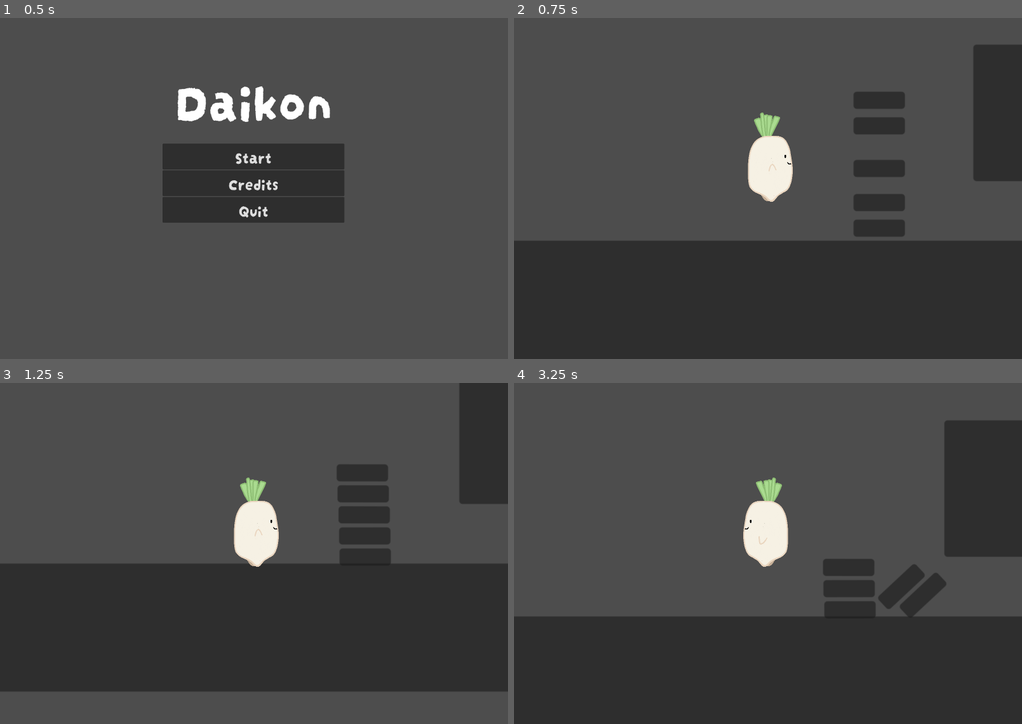
Above: before the commit, frames 1-4 (two rows, left to right).
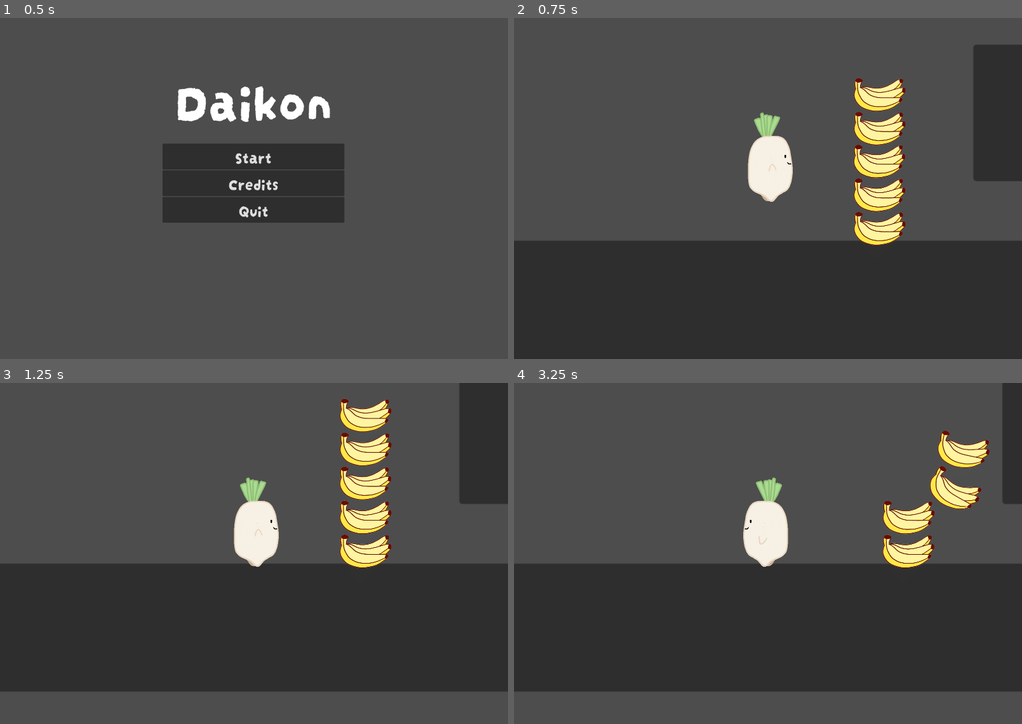
Above: after the commit, the same moments.

Repository: Boyquotes/daikon
Game: Godot game, scene res://menu.tscn
Two runs of this game, one before a commit and one after it. Both use one fixed random seed, a clock stepped at 60 frames per second and the inputs below. Sound files missing from this copy of the repository are replaced by a short silence.
Inputs:
- Up to frame 1 (0.5 s): no input
- Up to frame 2 (0.75 s): click "Start" at 0.5 s
- Up to frame 3 (1.25 s): no input
- Up to frame 4 (3.25 s): tap Enter (ui_accept) at 1.25, 1.52, 2.27 s; hold Right (ui_right) 1.28-2.78 s; hold Left (ui_left) from 2.78 s (still down)

Frame 1 is identical in both runs. In frame 2, 3.8% of the frame differs, in the area x 66-78%, y 17-67%; in frame 3, 4.2%; in frame 4, 30%, in the area x 0-100%, y 0-100%.

Commit message:
replace blocks with bananas

Diff:
--- a/banana/banana.tscn
+++ b/banana/banana.tscn
@@ -1,15 +1,18 @@
-[gd_scene load_steps=2 format=3 uid="uid://cnkshv8s4enc8"]
+[gd_scene load_steps=3 format=3 uid="uid://cnkshv8s4enc8"]
+
+[ext_resource type="Texture2D" uid="uid://cxtlxpklmobc4" path="res://banana/stackOfBananas.png" id="1_dj21b"]
 
 [sub_resource type="RectangleShape2D" id="RectangleShape2D_51ltc"]
-size = Vector2(48, 20)
+size = Vector2(51, 32)
 
 [node name="RigidBody2D" type="RigidBody2D"]
 
 [node name="CollisionShape2D" type="CollisionShape2D" parent="."]
+position = Vector2(0.5, -2)
 shape = SubResource("RectangleShape2D_51ltc")
 
-[node name="Panel" type="Panel" parent="."]
-offset_left = -24.0
-offset_top = -8.0
-offset_right = 24.0
-offset_bottom = 8.0
+[node name="Sprite2D" type="Sprite2D" parent="."]
+position = Vector2(-1.43051e-06, -5)
+rotation = -0.657541
+scale = Vector2(0.1452, 0.118175)
+texture = ExtResource("1_dj21b")
--- a/level.tscn
+++ b/level.tscn
@@ -11,18 +11,17 @@
 [node name="Level" type="Node2D"]
 script = ExtResource("1_1eiqh")
 
+[node name="Panel" type="Panel" parent="."]
+offset_left = 136.0
+offset_top = 1208.0
+offset_right = 1824.0
+offset_bottom = 1328.0
+
 [node name="Panel2" type="Panel" parent="."]
 offset_left = 904.0
 offset_top = 1024.0
 offset_right = 2720.0
 offset_bottom = 1152.0
-
-[node name="Panel" type="Panel" parent="Panel2"]
-layout_mode = 0
-offset_left = -768.0
-offset_top = 184.0
-offset_right = 920.0
-offset_bottom = 304.0
 
 [node name="StaticBody2D" type="StaticBody2D" parent="."]
 position = Vector2(119, 231)
Binary file added: banana/stackOfBananas.png
Not shown, added: banana/stackOfBananas.png.import
Not shown: 2 places in level.tscn that only renumber resources
